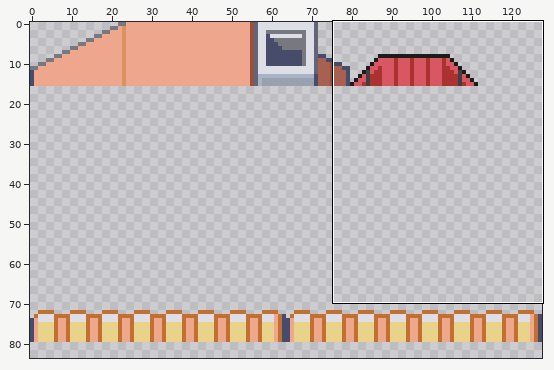
Sprite sheet -- porytiles/islandgame_lumine_bellehaven/top.png. The first picture is a wide view before the edit; the outline marks the close-up.
Close-up. The starting point:
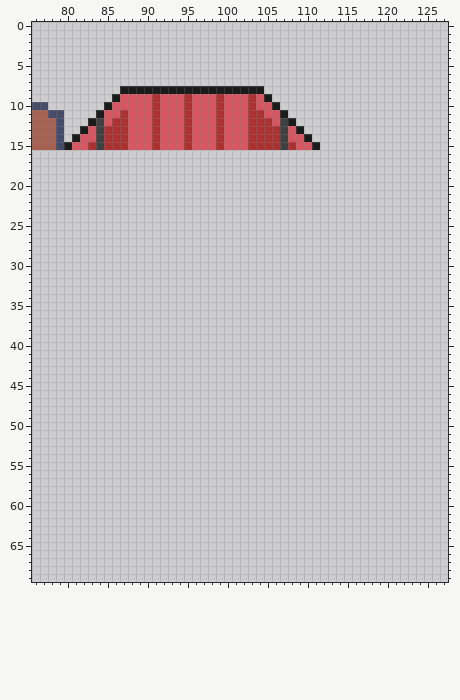
The file is 128x128 pixels. Shown: x 76..127, y 0..69. The wide view leaves out empty margins.
Once edited:
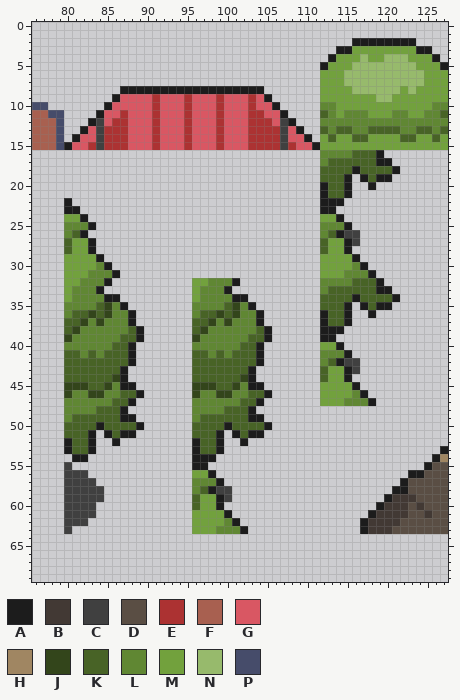
Palette (. is transparent): A #1c1c1c  B #423934  C #404040  D #5a4e44  E #ac3232  F #a86050  G #d95763  H #a08662  J #33451b  K #486326  L #608733  M #72a13d  N #97ba6c  P #464c6a
Edits made:
y 2: x 116..123 ........ -> AAAAAAAA
y 3: x 114..125 ............ -> AAMMMMMMMMAA
y 4: x 113..126 .............. -> AMMMNMMNNNMMMA
y 5: x 112..127 ................ -> AMMMNNNNNNNNMMMA
y 6..7: x 112..127 ................ -> MMMNNNNNNNNNNMMM
y 8: x 112..127 ................ -> MMMMNNNNNNMNMMMM
y 9: x 112..127 ................ -> MMMMMMMNNMMMMMMM
y 10: x 112..127 ................ -> LLMMMMMMMMMMMMLL
y 11: x 112..127 ................ -> KLMLLLMMMLLMMLLK
y 12: x 112..127 ................ -> LLLLLLLLLLLLLLLL
y 13: x 112..127 ................ -> KLKKLLKKKKLLKKLK
y 14: x 112..127 ................ -> MKMMKKMMMMKKMMKM
y 15: x 112..127 ................ -> MMMMMMMMMMMMMMMM
y 16: x 112..119 ........ -> LLLLKKKA
y 17: x 112..120 ......... -> LKKKKKKAA
y 18: x 112..121 .......... -> KKKKAKKKKA
y 19: x 112..115 .... -> KKKA; x 117..120 .... -> AKAA
y 20: x 112..115 .... -> AKKA; x 118 . -> A
y 21: x 112..115 .... -> AKKA
y 22: x 80 . -> A; x 112..114 ... -> AAA
y 23: x 80..81 .. -> AA; x 112..113 .. -> AA
y 24: x 80..82 ... -> MMA; x 112..114 ... -> MMA
y 25: x 80..83 .... -> LLLA; x 112..115 .... -> LLLA
y 26: x 80..82 ... -> LKA; x 112..116 ..... -> LKACC
y 27: x 80..83 .... -> KMMA; x 112..116 ..... -> KMMAC
y 28: x 80..83 .... -> KMMA; x 112..115 .... -> KMMA
y 29: x 80..84 ..... -> MMMMA; x 112..116 ..... -> MMMMA
y 30: x 80..85 ...... -> MMMMLA; x 112..117 ...... -> MMMMLA
y 31: x 80..86 ....... -> MMMLLLA; x 112..118 ....... -> MMMLLLA
y 32: x 80..85 ...... -> MMLLLA; x 96..101 ...... -> MMLLLA; x 112..119 ........ -> LLLLKKKA
y 33: x 80..84 ..... -> MLLLA; x 96..100 ..... -> MLLLA; x 112..120 ......... -> LKKKKKKAA
y 34: x 80..86 ....... -> MLLLLAA; x 96..102 ....... -> MLLLLAA; x 112..121 .......... -> KKKKAKKKKA
y 35: x 80..87 ........ -> LLLLKJLA; x 96..103 ........ -> LLLLKJLA; x 112..115 .... -> KKKA; x 117..120 .... -> AKAA
y 36: x 80..88 ......... -> LKKJKJLLA; x 96..104 ......... -> LKKJKJLLA; x 112..115 .... -> AKKA; x 118 . -> A
y 37: x 80..88 ......... -> KKJLJLLLA; x 96..104 ......... -> KKJLJLLLA; x 112..115 .... -> AKKA
y 38: x 80..89 .......... -> KJLLLLLLKA; x 96..105 .......... -> KJLLLLLLKA; x 112..114 ... -> AAA
y 39: x 80..89 .......... -> JLLLLLLKKA; x 96..105 .......... -> JLLLLLLKKA; x 112..113 .. -> AA
y 40: x 80..88 ......... -> LLLLLLKKA; x 96..104 ......... -> LLLLLLKKA; x 112..114 ... -> MMA
y 41: x 80..88 ......... -> KKLKLKKKA; x 96..104 ......... -> KKLKLKKKA; x 112..115 .... -> LLLA
y 42: x 80..88 ......... -> KKKKKKKKA; x 96..104 ......... -> KKKKKKKKA; x 112..116 ..... -> LKACC
y 43: x 80..87 ........ -> KKKKKKKA; x 96..103 ........ -> KKKKKKKA; x 112..116 ..... -> KMMAC
y 44: x 80..87 ........ -> KKKKKKJA; x 96..103 ........ -> KKKKKKJA; x 112..115 .... -> KMMA
y 45: x 80..88 ......... -> JJJKKJLAA; x 96..104 ......... -> JJJKKJLAA; x 112..116 ..... -> MMMMA
y 46: x 80..89 .......... -> JLLJJLLKKA; x 96..105 .......... -> JLLJJLLKKA; x 112..117 ...... -> MMMMLA
y 47: x 80..88 ......... -> LLLLLLKKA; x 96..104 ......... -> LLLLLLKKA; x 112..118 ....... -> MMMLLLA
y 48: x 80..87 ........ -> LLLLKKKA; x 96..103 ........ -> LLLLKKKA
y 49: x 80..88 ......... -> LKKKKKKAA; x 96..104 ......... -> LKKKKKKAA
y 50: x 80..89 .......... -> KKKKAKKKKA; x 96..105 .......... -> KKKKAKKKKA
y 51: x 80..83 .... -> KKKA; x 85..88 .... -> AKAA; x 96..99 .... -> KKKA; x 101..104 .... -> AKAA
y 52: x 80..83 .... -> AKKA; x 86 . -> A; x 96..99 .... -> AKKA; x 102 . -> A
y 53: x 80..83 .... -> AKKA; x 96..99 .... -> AKKA; x 127 . -> A
y 54: x 81..82 .. -> AA; x 96..98 ... -> AAA; x 126..127 .. -> AH
y 55: x 80 . -> C; x 96..97 .. -> AA; x 125..127 ... -> ADD
y 56: x 80..82 ... -> CCC; x 96..98 ... -> MMA; x 123..127 ..... -> AADDD
y 57: x 80..83 .... -> CCCC; x 96..99 .... -> LLLA; x 122..127 ...... -> ADDDDD
y 58: x 80..84 ..... -> CCCCC; x 96..100 ..... -> LKACC; x 121..127 ....... -> AADDDDD
y 59: x 80..84 ..... -> CCCCC; x 96..100 ..... -> KMMAC; x 120..127 ........ -> ABBBDDDD
y 60: x 80..83 .... -> CCCC; x 96..99 .... -> KMMA; x 119..127 ......... -> ABBBDBDDD
y 61: x 80..83 .... -> CCCC; x 96..100 ..... -> MMMMA; x 118..127 .......... -> ABBBBDDBDD
y 62: x 80..82 ... -> CCC; x 96..101 ...... -> MMMMLA; x 117..127 ........... -> ABBBBDDDDDD
y 63: x 80 . -> C; x 96..102 ....... -> MMMLLLA; x 117..127 ........... -> ABBBDDDDDDD
